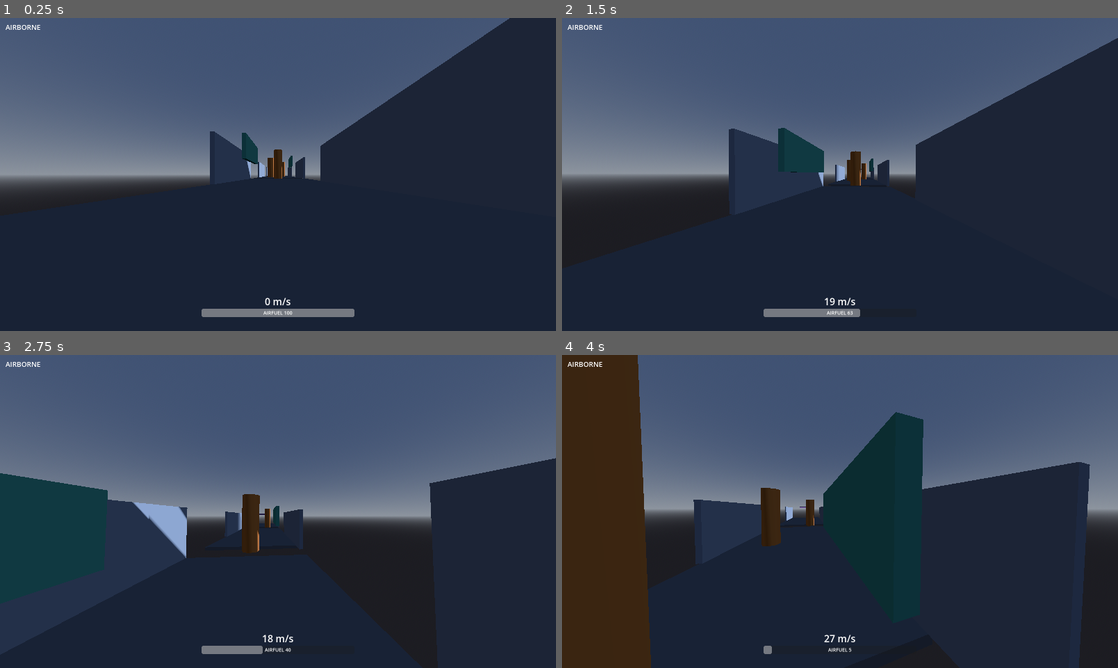
Above: before the commit, frames 1-4 (two rows, left to right).
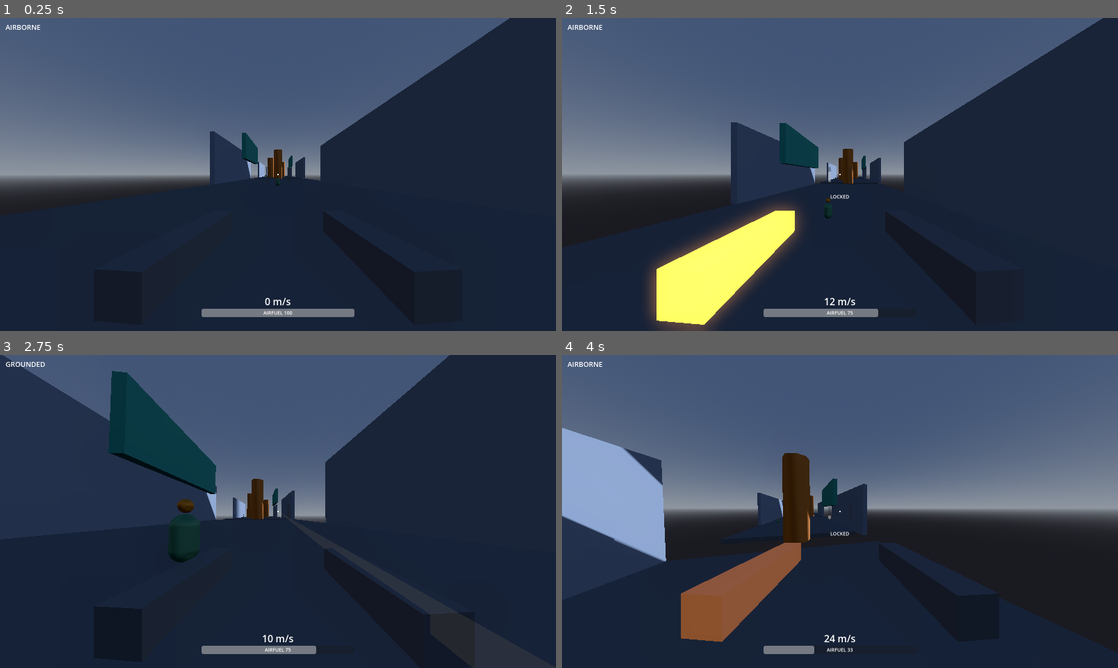
Above: after the commit, the same moments.

Repository: rctcwyvrn/AIRFUEL
Game: Godot game, scene res://maps/graybox_corridor.tscn
The game is run twice, just before and just after one commit, with the same random seed, the same clock (stepped at 60 frames per second) and the same inputs.
Inputs (mouse positions are in pixels of both pictures, inside the frame that each line leads up to):
- Up to frame 1 (0.25 s): no input
- Up to frame 2 (1.5 s): move the mouse to (867, 174) at 0.52 s; hold W (move_forward) from 0.53 s (still down); tap Shift (dash) at 0.6 s; tap Space (jump) at 0.77, 1.07 s; click (867, 174) at 0.8 s; move the mouse to (812, 174) at 1.27 s; click (812, 174) at 1.35 s
- Up to frame 3 (2.75 s): keep holding W (move_forward); tap Space (jump) at 1.52, 1.82, 2.3 s; right-click (250, 511) at 1.55 s; move the mouse to (289, 505) at 2.02 s; right-click (289, 505) at 2.1 s
- Up to frame 4 (4 s): keep holding W (move_forward); move the mouse to (834, 517) at 2.77 s; tap Space (jump) at 2.85, 3.02, 3.32, 3.77 s; tap Shift (dash) at 3.05, 3.6 s; move the mouse to (878, 514) at 3.52 s; click (878, 514) at 3.8 s

The runs differ from the first frame. In frame 1, less than 0.1% of the frame differs, in the area x 47-52%, y 47-54%; in frame 2, 10%; in frame 3, 30%; in frame 4, 32%, in the area x 0-95%, y 0-100%.

Commit message:
basic models

Diff:
--- a/game/maps/graybox_corridor.tscn
+++ b/game/maps/graybox_corridor.tscn
@@ -1,7 +1,8 @@
-[gd_scene load_steps=11 format=3]
+[gd_scene load_steps=12 format=3]
 
 [ext_resource type="PackedScene" path="res://src/player/player.tscn" id="1_player"]
 [ext_resource type="PackedScene" path="res://src/hud/hud.tscn" id="2_hud"]
+[ext_resource type="PackedScene" path="res://src/targets/target.tscn" id="3_target"]
 
 [sub_resource type="ProceduralSkyMaterial" id="sky_mat"]
 sky_top_color = Color(0.25, 0.32, 0.45, 1)
@@ -15,6 +16,9 @@
 [sub_resource type="Environment" id="env"]
 background_mode = 2
 sky = SubResource("sky")
+glow_enabled = true
+glow_intensity = 0.6
+glow_bloom = 0.1
 
 [sub_resource type="StandardMaterial3D" id="mat_floor"]
 albedo_color = Color(0.42, 0.44, 0.47, 1)
@@ -143,3 +147,12 @@
 transform = Transform3D(-1, 0, 0, 0, 1, 0, 0, 0, -1, 0, 2, -100)
 
 [node name="HUD" parent="." instance=ExtResource("2_hud")]
+
+[node name="Target1" parent="." instance=ExtResource("3_target")]
+transform = Transform3D(1, 0, 0, 0, 1, 0, 0, 0, 1, 0, 0, -75)
+
+[node name="Target2" parent="." instance=ExtResource("3_target")]
+transform = Transform3D(1, 0, 0, 0, 1, 0, 0, 0, 1, 10, 0, 5)
+
+[node name="Target3" parent="." instance=ExtResource("3_target")]
+transform = Transform3D(1, 0, 0, 0, 1, 0, 0, 0, 1, -2, 12.5, 92)
--- a/game/project.godot
+++ b/game/project.godot
@@ -47,6 +47,14 @@
 "deadzone": 0.5,
 "events": [Object(InputEventKey,"resource_local_to_scene":false,"resource_name":"","device":-1,"window_id":0,"alt_press …(191 unchanged characters)…
 }
+fire_left={
+"deadzone": 0.5,
+"events": [Object(InputEventMouseButton,"resource_local_to_scene":false,"resource_name":"","device":-1,"window_id":0,"alt_pressed":false,"shift_pressed":false,"ctrl_pressed":false,"meta_pressed":false,"button_mask":0,"position":Vector2(0, 0),"global_position":Vector2(0, 0),"factor":1.0,"button_index":1,"canceled":false,"pressed":false,"double_click":false,"script":null)]
+}
+fire_right={
+"deadzone": 0.5,
+"events": [Object(InputEventMouseButton,"resource_local_to_scene":false,"resource_name":"","device":-1,"window_id":0,"alt_pressed":false,"shift_pressed":false,"ctrl_pressed":false,"meta_pressed":false,"button_mask":0,"position":Vector2(0, 0),"global_position":Vector2(0, 0),"factor":1.0,"button_index":2,"canceled":false,"pressed":false,"double_click":false,"script":null)]
+}
 respawn={
 "deadzone": 0.5,
 "events": [Object(InputEventKey,"resource_local_to_scene":false,"resource_name":"","device":-1,"window_id":0,"alt_press …(191 unchanged characters)…
--- a/game/src/hud/hud.gd
+++ b/game/src/hud/hud.gd
@@ -4,8 +4,13 @@
 @onready var fuel_label: Label = $FuelLabel
 @onready var speed_label: Label = $SpeedLabel
 @onready var state_label: Label = $StateLabel
+@onready var charge_l: ProgressBar = $ChargeL
+@onready var charge_r: ProgressBar = $ChargeR
+@onready var hit_label: Label = $HitLabel
+@onready var lock_label: Label = $LockLabel
 
 var player: AirfuelPlayer
+var hit_timer := 0.0
 
 
 func _process(_delta: float) -> void:
@@ -13,6 +18,7 @@
 		player = get_tree().get_first_node_in_group("player") as AirfuelPlayer
 		if player == null:
 			return
+		player.shot_fired.connect(_on_shot_fired)
 	fuel_bar.max_value = player.config.fuel_max
 	fuel_bar.value = player.fuel
 	fuel_label.text = "AIRFUEL %d" % roundi(player.fuel)
@@ -21,3 +27,27 @@
 	if player.ramp_grace_timer > 0.0:
 		extra = "   RAMP %.1f" % player.ramp_grace_timer
 	state_label.text = player.state_name() + extra
+	charge_l.value = player.arm_progress_left()
+	charge_r.value = player.arm_progress_right()
+	lock_label.visible = player.move_locked
+	if hit_timer > 0.0:
+		hit_timer -= _delta
+		if hit_timer <= 0.0:
+			hit_label.visible = false
+
+
+func _on_shot_fired(_side: String, result: String) -> void:
+	match result:
+		"kill":
+			hit_label.text = "KILL"
+			hit_label.modulate = Color(1.0, 0.25, 0.2)
+		"head":
+			hit_label.text = "HEADSHOT"
+			hit_label.modulate = Color(1.0, 0.6, 0.15)
+		"body":
+			hit_label.text = "HIT"
+			hit_label.modulate = Color(1, 1, 1)
+		_:
+			hit_label.text = ""
+	hit_label.visible = hit_label.text != ""
+	hit_timer = 0.45
--- a/game/src/hud/hud.tscn
+++ b/game/src/hud/hud.tscn
@@ -52,3 +52,70 @@
 offset_bottom = 44.0
 theme_override_font_sizes/font_size = 20
 text = "AIRBORNE"
+
+[node name="Crosshair" type="ColorRect" parent="."]
+anchor_left = 0.5
+anchor_top = 0.5
+anchor_right = 0.5
+anchor_bottom = 0.5
+offset_left = -2.0
+offset_top = -2.0
+offset_right = 2.0
+offset_bottom = 2.0
+color = Color(1, 1, 1, 0.9)
+
+[node name="ChargeL" type="ProgressBar" parent="."]
+anchor_left = 0.5
+anchor_top = 0.5
+anchor_right = 0.5
+anchor_bottom = 0.5
+offset_left = -34.0
+offset_top = -22.0
+offset_right = -26.0
+offset_bottom = 22.0
+fill_mode = 3
+max_value = 1.0
+value = 0.0
+show_percentage = false
+
+[node name="ChargeR" type="ProgressBar" parent="."]
+anchor_left = 0.5
+anchor_top = 0.5
+anchor_right = 0.5
+anchor_bottom = 0.5
+offset_left = 26.0
+offset_top = -22.0
+offset_right = 34.0
+offset_bottom = 22.0
+fill_mode = 3
+max_value = 1.0
+value = 0.0
+show_percentage = false
+
+[node name="HitLabel" type="Label" parent="."]
+anchor_left = 0.5
+anchor_top = 0.5
+anchor_right = 0.5
+anchor_bottom = 0.5
+offset_left = -100.0
+offset_top = 26.0
+offset_right = 100.0
+offset_bottom = 54.0
+theme_override_font_sizes/font_size = 22
+horizontal_alignment = 1
+visible = false
+text = "HIT"
+
+[node name="LockLabel" type="Label" parent="."]
+anchor_left = 0.5
+anchor_top = 0.5
+anchor_right = 0.5
+anchor_bottom = 0.5
+offset_left = -100.0
+offset_top = 54.0
+offset_right = 100.0
+offset_bottom = 78.0
+theme_override_font_sizes/font_size = 14
+horizontal_alignment = 1
+visible = false
+text = "LOCKED"
--- a/game/src/player/player.gd
+++ b/game/src/player/player.gd
@@ -1,18 +1,28 @@
 class_name AirfuelPlayer
 extends CharacterBody3D
 
-## Roadmap Step 1: movement alone.
+## Roadmap Steps 1 + 2: movement, plus dual railgun arms vs stationary targets.
 ## Wallrun (flat + curved via radial ray probes), dismount fuel/speed grants,
-## ramp persistence across gaps, air dash, down dash, double jump / fueled
-## air strafe, terminal velocity. No weapons, no network.
+## ramp persistence across gaps, dashes, fueled strafes, terminal velocity;
+## per-arm rail charge with freeze/trajectory-lock, aim crush, hitscan,
+## canister ejection. No network.
 
 enum MoveState { GROUNDED, AIRBORNE, WALLRUN }
 
+signal shot_fired(side: String, result: String)
+
+const CANISTER := preload("res://src/weapons/canister.tscn")
+
 @export var config: MovementConfig
+@export var combat: CombatConfig
 @export var mouse_sensitivity := 0.0022
 
 @onready var head: Node3D = $Head
 @onready var camera: Camera3D = $Head/Camera3D
+@onready var arm_left: RailArm = $ArmLeft
+@onready var arm_right: RailArm = $ArmRight
+@onready var vm_left: MeshInstance3D = $Head/Camera3D/ViewmodelL
+@onready var vm_right: MeshInstance3D = $Head/Camera3D/ViewmodelR
 
 var state := MoveState.AIRBORNE
 var fuel := 0.0
@@ -30,18 +40,27 @@
 var base_fov := 100.0
 var spawn_transform: Transform3D
 
+var move_locked := false
+var pending_arms: Array[RailArm] = []
+var last_shot_time := -1000.0
+
 
 func _ready() -> void:
 	fuel = config.fuel_max
 	spawn_transform = global_transform
+	arm_left.charge_complete.connect(func() -> void: pending_arms.append(arm_left))
+	arm_right.charge_complete.connect(func() -> void: pending_arms.append(arm_right))
+	vm_left.set_meta("rest_pos", vm_left.position)
+	vm_right.set_meta("rest_pos", vm_right.position)
 	base_fov = camera.fov
 	Input.set_mouse_mode(Input.MOUSE_MODE_CAPTURED)
 
 
 func _unhandled_input(event: InputEvent) -> void:
 	if event is InputEventMouseMotion and Input.get_mouse_mode() == Input.MOUSE_MODE_CAPTURED:
-		rotate_y(-event.relative.x * mouse_sensitivity)
-		head.rotate_x(-event.relative.y * mouse_sensitivity)
+		var crush := _aim_crush_mult()
+		rotate_y(-event.relative.x * mouse_sensitivity * crush)
+		head.rotate_x(-event.relative.y * mouse_sensitivity * crush)
 		head.rotation.x = clampf(head.rotation.x, -PI / 2 + 0.05, PI / 2 - 0.05)
 	elif event.is_action_pressed("ui_cancel"):
 		var captured := Input.get_mouse_mode() == Input.MOUSE_MODE_CAPTURED
@@ -53,7 +72,10 @@
 	double_jump_timer = maxf(0.0, double_jump_timer - delta)
 	wall_rearm_timer = maxf(0.0, wall_rearm_timer - delta)
 
-	var wish := _wish_dir()
+	move_locked = arm_left.is_locking() or arm_right.is_locking()
+	_handle_arms()
+
+	var wish := Vector3.ZERO if move_locked else _wish_dir()
 
 	match state:
 		MoveState.GROUNDED:
@@ -71,12 +93,19 @@
 	move_and_slide()
 	_update_state()
 	_camera_feel(delta)
+	_update_viewmodels(delta)
 
 	if Input.is_action_just_pressed("respawn") or global_position.y < config.kill_y:
 		_respawn()
 
 
 func _ground_move(wish: Vector3, delta: float) -> void:
+	if move_locked:
+		# Charging on the ground roots you (DESIGN.md 7.2)
+		velocity.x = 0.0
+		velocity.z = 0.0
+		velocity.y -= config.gravity * delta
+		return
 	var h := Vector3(velocity.x, 0.0, velocity.z)
 	if wish == Vector3.ZERO:
 		h = h.move_toward(Vector3.ZERO, config.ground_friction * delta)
@@ -104,7 +133,7 @@
 			_air_accelerate(wish, config.air_strafe_accel, config.air_strafe_speed_cap, delta)
 
 	# Q/E vertical strafe: fueled only, no free tier (E up, Q down)
-	var vert := _vertical_input()
+	var vert := 0.0 if move_locked else _vertical_input()
 	if vert != 0.0:
 		var vdir := Vector3.UP * vert
 		if velocity.dot(vdir) < config.air_strafe_vertical_cap \
@@ -116,7 +145,7 @@
 	else:
 		_decay_excess_speed(config.ramp_decay_rate, delta)
 
-	if Input.is_action_just_pressed("jump") and double_jump_timer == 0.0 \
+	if not move_locked and Input.is_action_just_pressed("jump") and double_jump_timer == 0.0 \
 			and _spend(config.double_jump_cost):
 		velocity.y = maxf(velocity.y, config.double_jump_strength)
 		double_jump_timer = config.double_jump_cooldown
@@ -156,7 +185,7 @@
 	velocity.z = dir.z * wall_speed - wall_normal.z * config.wall_stick_speed
 	velocity.y = move_toward(velocity.y, 0.0, 20.0 * delta) - config.wallrun_gravity * delta
 
-	if Input.is_action_just_pressed("jump"):
+	if not move_locked and Input.is_action_just_pressed("jump"):
 		_dismount(true)
 
 
@@ -227,7 +256,7 @@
 
 
 func _handle_dashes() -> void:
-	if state == MoveState.WALLRUN:
+	if move_locked or state == MoveState.WALLRUN:
 		return
 	if not Input.is_action_just_pressed("dash"):
 		return
@@ -246,6 +275,103 @@
 	var dir := (b.x * input.x + -b.z * -input.y + Vector3.UP * vert).normalized()
 	velocity += dir * config.air_dash_impulse
 	dash_cooldown_timer = config.air_dash_cooldown
+
+
+func _handle_arms() -> void:
+	if Input.is_action_just_pressed("fire_left"):
+		arm_left.try_charge()
+	if Input.is_action_just_pressed("fire_right"):
+		arm_right.try_charge()
+	if pending_arms.is_empty():
+		return
+	# 7.1: completed charges fire in press order, never closer than min_shot_gap
+	var now := Time.get_ticks_msec() / 1000.0
+	if now - last_shot_time >= combat.min_shot_gap:
+		_fire_rail(pending_arms.pop_front())
+		last_shot_time = now
+
+
+func _fire_rail(arm: RailArm) -> void:
+	var side := "L" if arm == arm_left else "R"
+	var cam := camera.global_transform
+	var from := cam.origin
+	var to := from + -cam.basis.z * combat.range_max
+	var space := get_world_3d().direct_space_state
+	var params := PhysicsRayQueryParameters3D.create(from, to, collision_mask, [get_rid()])
+	var hit := space.intersect_ray(params)
+	var end := to
+	var result := "miss"
+	if not hit.is_empty():
+		end = hit.position
+		var collider: Object = hit.collider
+		if collider.has_meta("hit_zone"):
+			var zone: String = collider.get_meta("hit_zone")
+			var damage: int = combat.damage_head if zone == "head" else combat.damage_body
+			var target := (collider as Node).get_parent()
+			if target is TargetDummy:
+				result = "kill" if target.take_hit(damage) else zone
+	arm.on_fired()
+	var side_sign := 1.0 if side == "R" else -1.0
+	var vm := vm_right if side == "R" else vm_left
+	vm.position += Vector3(0.0, 0.02, 0.16)
+	var muzzle: Vector3 = vm.global_transform * Vector3(0, 0, -0.35)
+	_spawn_beam(muzzle, end)
+	_spawn_canister(side_sign, cam)
+	shot_fired.emit(side, result)
+
+
+func _spawn_beam(from: Vector3, to: Vector3) -> void:
+	var dir := to - from
+	var length := dir.length()
+	if length < 0.05:
+		return
+	var mi := MeshInstance3D.new()
+	var mesh := BoxMesh.new()
+	mesh.size = Vector3(0.05, 0.05, length)
+	mi.mesh = mesh
+	var mat := StandardMaterial3D.new()
+	mat.shading_mode = BaseMaterial3D.SHADING_MODE_UNSHADED
+	mat.transparency = BaseMaterial3D.TRANSPARENCY_ALPHA
+	mat.albedo_color = Color(1.0, 0.85, 0.55, 0.9)
+	mat.emission_enabled = true
+	mat.emission = Color(1.0, 0.7, 0.3)
+	mat.emission_energy_multiplier = 4.0
+	mi.material_override = mat
+	mi.cast_shadow = GeometryInstance3D.SHADOW_CASTING_SETTING_OFF
+	get_parent().add_child(mi)
+	mi.global_position = (from + to) * 0.5
+	var up := Vector3.UP if absf(dir.normalized().y) < 0.99 else Vector3.RIGHT
+	mi.look_at(to, up)
+	var tw := mi.create_tween()
+	tw.tween_property(mat, "albedo_color:a", 0.0, 0.2)
+	tw.parallel().tween_property(mat, "emission_energy_multiplier", 0.0, 0.2)
+	tw.tween_callback(mi.queue_free)
+
+
+func _update_viewmodels(delta: float) -> void:
+	_drive_viewmodel(vm_left, arm_left, delta)
+	_drive_viewmodel(vm_right, arm_right, delta)
+
+
+func _drive_viewmodel(vm: MeshInstance3D, arm: RailArm, delta: float) -> void:
+	var mat := vm.material_override as StandardMaterial3D
+	mat.emission_energy_multiplier = arm.progress() * 3.0
+	vm.position = vm.position.lerp(vm.get_meta("rest_pos"), 1.0 - exp(-12.0 * delta))
+
+
+func _spawn_canister(side_sign: float, cam: Transform3D) -> void:
+	var c := CANISTER.instantiate() as RigidBody3D
+	get_parent().add_child(c)
+	c.global_position = cam.origin + cam.basis.x * 0.35 * side_sign - cam.basis.y * 0.1
+	c.linear_velocity = velocity + cam.basis.x * side_sign * 2.5 + cam.basis.y * 2.0 + cam.basis.z * 1.5
+	c.angular_velocity = Vector3(randf_range(-12, 12), randf_range(-12, 12), randf_range(-12, 12))
+
+
+func _aim_crush_mult() -> float:
+	var p := maxf(arm_left.progress(), arm_right.progress())
+	if p <= 0.0:
+		return 1.0
+	return lerpf(1.0, combat.aim_crush_floor, pow(p, combat.aim_crush_exponent))
 
 
 func _update_state() -> void:
@@ -325,6 +451,14 @@
 	return Vector3(velocity.x, 0.0, velocity.z).length()
 
 
+func arm_progress_left() -> float:
+	return arm_left.progress()
+
+
+func arm_progress_right() -> float:
+	return arm_right.progress()
+
+
 func state_name() -> String:
 	match state:
 		MoveState.GROUNDED:
--- a/game/src/player/player.tscn
+++ b/game/src/player/player.tscn
@@ -1,15 +1,37 @@
-[gd_scene load_steps=4 format=3]
+[gd_scene load_steps=10 format=3]
 
 [ext_resource type="Script" path="res://src/player/player.gd" id="1_player"]
 [ext_resource type="Resource" path="res://src/player/default_tuning.tres" id="2_cfg"]
+[ext_resource type="Script" path="res://src/weapons/rail_arm.gd" id="3_arm"]
+[ext_resource type="Resource" path="res://src/weapons/default_combat.tres" id="4_combat"]
 
 [sub_resource type="CapsuleShape3D" id="CapsuleShape3D_body"]
 radius = 0.45
 height = 1.8
 
+[sub_resource type="CapsuleMesh" id="mesh_shadow"]
+radius = 0.45
+height = 1.8
+
+[sub_resource type="BoxMesh" id="mesh_vm"]
+size = Vector3(0.12, 0.12, 0.5)
+
+[sub_resource type="StandardMaterial3D" id="mat_vm_l"]
+albedo_color = Color(0.45, 0.47, 0.5, 1)
+emission_enabled = true
+emission = Color(1, 0.55, 0.15, 1)
+emission_energy_multiplier = 0.0
+
+[sub_resource type="StandardMaterial3D" id="mat_vm_r"]
+albedo_color = Color(0.45, 0.47, 0.5, 1)
+emission_enabled = true
+emission = Color(1, 0.55, 0.15, 1)
+emission_energy_multiplier = 0.0
+
 [node name="Player" type="CharacterBody3D" groups=["player"]]
 script = ExtResource("1_player")
 config = ExtResource("2_cfg")
+combat = ExtResource("4_combat")
 
 [node name="CollisionShape3D" type="CollisionShape3D" parent="."]
 shape = SubResource("CapsuleShape3D_body")
@@ -19,3 +41,27 @@
 
 [node name="Camera3D" type="Camera3D" parent="Head"]
 fov = 100.0
+
+[node name="ArmLeft" type="Node" parent="."]
+script = ExtResource("3_arm")
+config = ExtResource("4_combat")
+
+[node name="ArmRight" type="Node" parent="."]
+script = ExtResource("3_arm")
+config = ExtResource("4_combat")
+
+[node name="ShadowMesh" type="MeshInstance3D" parent="."]
+mesh = SubResource("mesh_shadow")
+cast_shadow = 3
+
+[node name="ViewmodelL" type="MeshInstance3D" parent="Head/Camera3D"]
+transform = Transform3D(0.99755, 0, -0.06994, 0, 1, 0, 0.06994, 0, 0.99755, -0.35, -0.28, -0.55)
+mesh = SubResource("mesh_vm")
+material_override = SubResource("mat_vm_l")
+cast_shadow = 0
+
+[node name="ViewmodelR" type="MeshInstance3D" parent="Head/Camera3D"]
+transform = Transform3D(0.99755, 0, 0.06994, 0, 1, 0, -0.06994, 0, 0.99755, 0.35, -0.28, -0.55)
+mesh = SubResource("mesh_vm")
+material_override = SubResource("mat_vm_r")
+cast_shadow = 0
--- /dev/null
+++ b/game/src/targets/target.gd
@@ -0,0 +1,45 @@
+class_name TargetDummy
+extends Node3D
+
+## Stationary practice target for roadmap Step 2. Uniform HP (DESIGN.md 9):
+## 2 hp, so rail body shots (1 dmg) take two and headshots (2 dmg) kill.
+## Dies visibly, then self-respawns so range practice never stalls.
+
+@export var max_hp := 2
+@export var respawn_delay := 2.0
+
+@onready var body: StaticBody3D = $Body
+@onready var head: StaticBody3D = $Head
+
+var hp := 0
+
+
+func _ready() -> void:
+	hp = max_hp
+
+
+## Returns true if this hit killed the target.
+func take_hit(damage: int) -> bool:
+	if hp <= 0:
+		return false
+	hp -= damage
+	var tw := create_tween()
+	tw.tween_property(self, "scale", Vector3.ONE, 0.15).from(Vector3.ONE * 1.2)
+	if hp <= 0:
+		_die()
+		return true
+	return false
+
+
+func _die() -> void:
+	visible = false
+	body.collision_layer = 0
+	head.collision_layer = 0
+	get_tree().create_timer(respawn_delay).timeout.connect(_respawn)
+
+
+func _respawn() -> void:
+	hp = max_hp
+	visible = true
+	body.collision_layer = 1
+	head.collision_layer = 1
--- /dev/null
+++ b/game/src/targets/target.tscn
@@ -0,0 +1,49 @@
+[gd_scene load_steps=8 format=3]
+
+[ext_resource type="Script" path="res://src/targets/target.gd" id="1_target"]
+
+[sub_resource type="CapsuleShape3D" id="shape_body"]
+radius = 0.4
+height = 1.5
+
+[sub_resource type="CapsuleMesh" id="mesh_body"]
+radius = 0.4
+height = 1.5
+
+[sub_resource type="StandardMaterial3D" id="mat_body"]
+albedo_color = Color(0.35, 0.6, 0.45, 1)
+
+[sub_resource type="SphereShape3D" id="shape_head"]
+radius = 0.22
+
+[sub_resource type="SphereMesh" id="mesh_head"]
+radius = 0.22
+height = 0.44
+
+[sub_resource type="StandardMaterial3D" id="mat_head"]
+albedo_color = Color(0.9, 0.55, 0.15, 1)
+
+[node name="Target" type="Node3D"]
+script = ExtResource("1_target")
+
+[node name="Body" type="StaticBody3D" parent="."]
+transform = Transform3D(1, 0, 0, 0, 1, 0, 0, 0, 1, 0, 0.85, 0)
+metadata/hit_zone = "body"
+
+[node name="CollisionShape3D" type="CollisionShape3D" parent="Body"]
+shape = SubResource("shape_body")
+
+[node name="MeshInstance3D" type="MeshInstance3D" parent="Body"]
+mesh = SubResource("mesh_body")
+material_override = SubResource("mat_body")
+
+[node name="Head" type="StaticBody3D" parent="."]
+transform = Transform3D(1, 0, 0, 0, 1, 0, 0, 0, 1, 0, 1.85, 0)
+metadata/hit_zone = "head"
+
+[node name="CollisionShape3D" type="CollisionShape3D" parent="Head"]
+shape = SubResource("shape_head")
+
+[node name="MeshInstance3D" type="MeshInstance3D" parent="Head"]
+mesh = SubResource("mesh_head")
+material_override = SubResource("mat_head")
--- /dev/null
+++ b/game/src/weapons/canister.gd
@@ -0,0 +1,9 @@
+extends RigidBody3D
+
+## Spent railgun canister (DESIGN.md 8.1 bolt action, 17 feedback beat).
+
+@export var lifetime := 4.0
+
+
+func _ready() -> void:
+	get_tree().create_timer(lifetime).timeout.connect(queue_free)
--- /dev/null
+++ b/game/src/weapons/canister.tscn
@@ -0,0 +1,24 @@
+[gd_scene load_steps=5 format=3]
+
+[ext_resource type="Script" path="res://src/weapons/canister.gd" id="1_can"]
+
+[sub_resource type="BoxMesh" id="mesh_can"]
+size = Vector3(0.06, 0.06, 0.18)
+
+[sub_resource type="StandardMaterial3D" id="mat_can"]
+albedo_color = Color(0.9, 0.75, 0.3, 1)
+metallic = 0.8
+roughness = 0.35
+
+[sub_resource type="BoxShape3D" id="shape_can"]
+size = Vector3(0.06, 0.06, 0.18)
+
+[node name="Canister" type="RigidBody3D"]
+script = ExtResource("1_can")
+
+[node name="MeshInstance3D" type="MeshInstance3D" parent="."]
+mesh = SubResource("mesh_can")
+material_override = SubResource("mat_can")
+
+[node name="CollisionShape3D" type="CollisionShape3D" parent="."]
+shape = SubResource("shape_can")
--- /dev/null
+++ b/game/src/weapons/combat_config.gd
@@ -0,0 +1,19 @@
+class_name CombatConfig
+extends Resource
+
+## Combat tuning numbers from DESIGN.md Appendix B ("Combat" block).
+## Edit default_combat.tres, not code.
+
+@export_group("Railgun")
+@export var charge_time := 1.0
+@export var cooldown := 1.2
+@export var damage_body := 1
+@export var damage_head := 2
+@export var range_max := 2000.0
+
+@export_group("Aim Crush")
+@export var aim_crush_floor := 0.05
+@export var aim_crush_exponent := 2.0
+
+@export_group("Dual Rail")
+@export var min_shot_gap := 0.35
--- /dev/null
+++ b/game/src/weapons/default_combat.tres
@@ -0,0 +1,14 @@
+[gd_resource type="Resource" script_class="CombatConfig" load_steps=2 format=3]
+
+[ext_resource type="Script" path="res://src/weapons/combat_config.gd" id="1_cfg"]
+
+[resource]
+script = ExtResource("1_cfg")
+charge_time = 1.0
+cooldown = 1.2
+damage_body = 1
+damage_head = 2
+range_max = 2000.0
+aim_crush_floor = 0.05
+aim_crush_exponent = 2.0
+min_shot_gap = 0.35
--- /dev/null
+++ b/game/src/weapons/rail_arm.gd
@@ -0,0 +1,60 @@
+class_name RailArm
+extends Node
+
+## One arm mount running the railgun charge cycle (DESIGN.md 7, 8.1).
+## A charge cannot be held or cancelled: it auto-completes into PENDING and
+## emits charge_complete. The player fires the actual shot (min-gap sequencing
+## between the two arms lives in the player, 7.1) and calls on_fired().
+
+signal charge_complete
+
+enum ArmState { IDLE, CHARGING, PENDING, COOLDOWN }
+
+@export var config: CombatConfig
+
+var state := ArmState.IDLE
+var charge := 0.0
+var cooldown := 0.0
+
+
+func _physics_process(delta: float) -> void:
+	match state:
+		ArmState.CHARGING:
+			charge += delta
+			if charge >= config.charge_time:
+				state = ArmState.PENDING
+				charge_complete.emit()
+		ArmState.COOLDOWN:
+			cooldown -= delta
+			if cooldown <= 0.0:
+				state = ArmState.IDLE
+
+
+func try_charge() -> bool:
+	if state != ArmState.IDLE:
+		return false
+	state = ArmState.CHARGING
+	charge = 0.0
+	return true
+
+
+func on_fired() -> void:
+	state = ArmState.COOLDOWN
+	cooldown = config.cooldown
+	charge = 0.0
+
+
+func progress() -> float:
+	match state:
+		ArmState.CHARGING:
+			return charge / config.charge_time
+		ArmState.PENDING:
+			return 1.0
+		_:
+			return 0.0
+
+
+## True while this arm imposes the movement freeze: from trigger press until
+## its shot has actually fired (charging OR waiting out the dual-rail gap).
+func is_locking() -> bool:
+	return state == ArmState.CHARGING or state == ArmState.PENDING
Not shown, added: game/src/targets/target.gd.uid
Not shown, added: game/src/weapons/canister.gd.uid
Not shown, added: game/src/weapons/combat_config.gd.uid
Not shown, added: game/src/weapons/rail_arm.gd.uid
Not shown, changed: game/maps/graybox_corridor.tscn.md
Not shown, changed: game/project.godot.md
Not shown, changed: game/src/hud/hud.gd.md
Not shown, changed: game/src/hud/hud.tscn.md
Not shown, changed: game/src/player/player.gd.md
Not shown, changed: game/src/player/player.tscn.md
Not shown, added: game/src/targets/target.gd.md
Not shown, added: game/src/targets/target.tscn.md
(and 5 more such lines)
